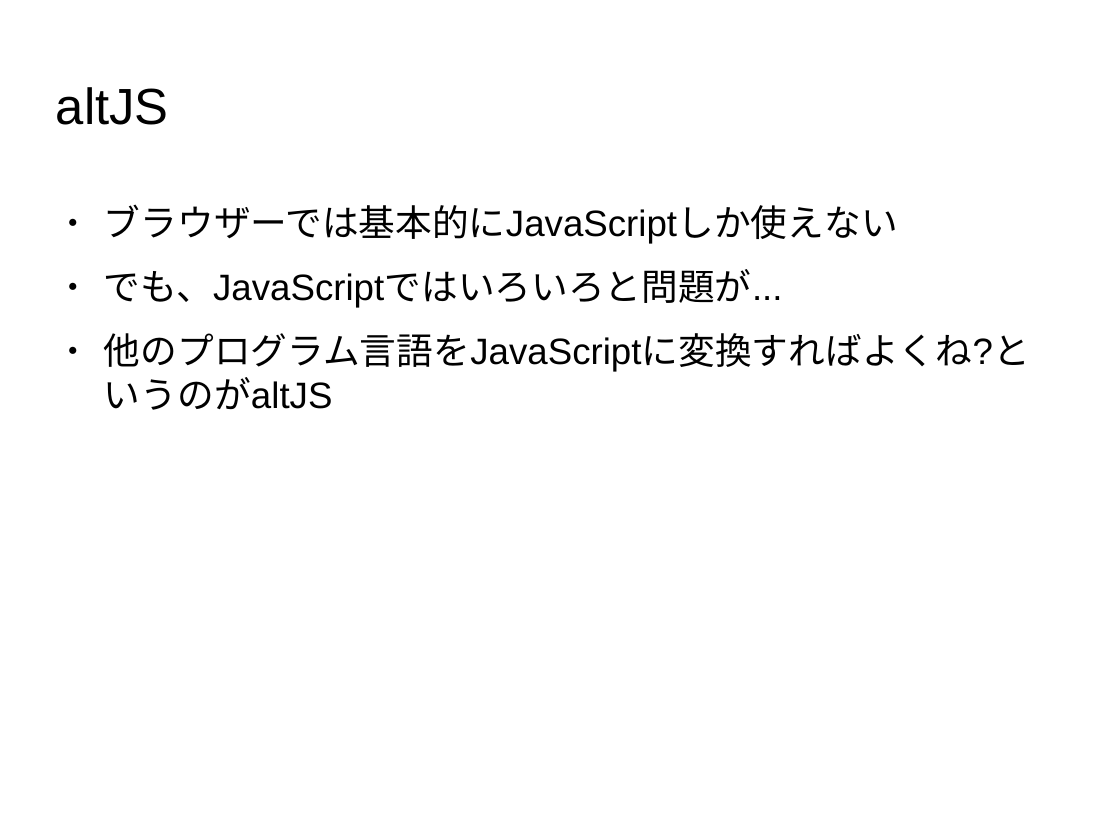
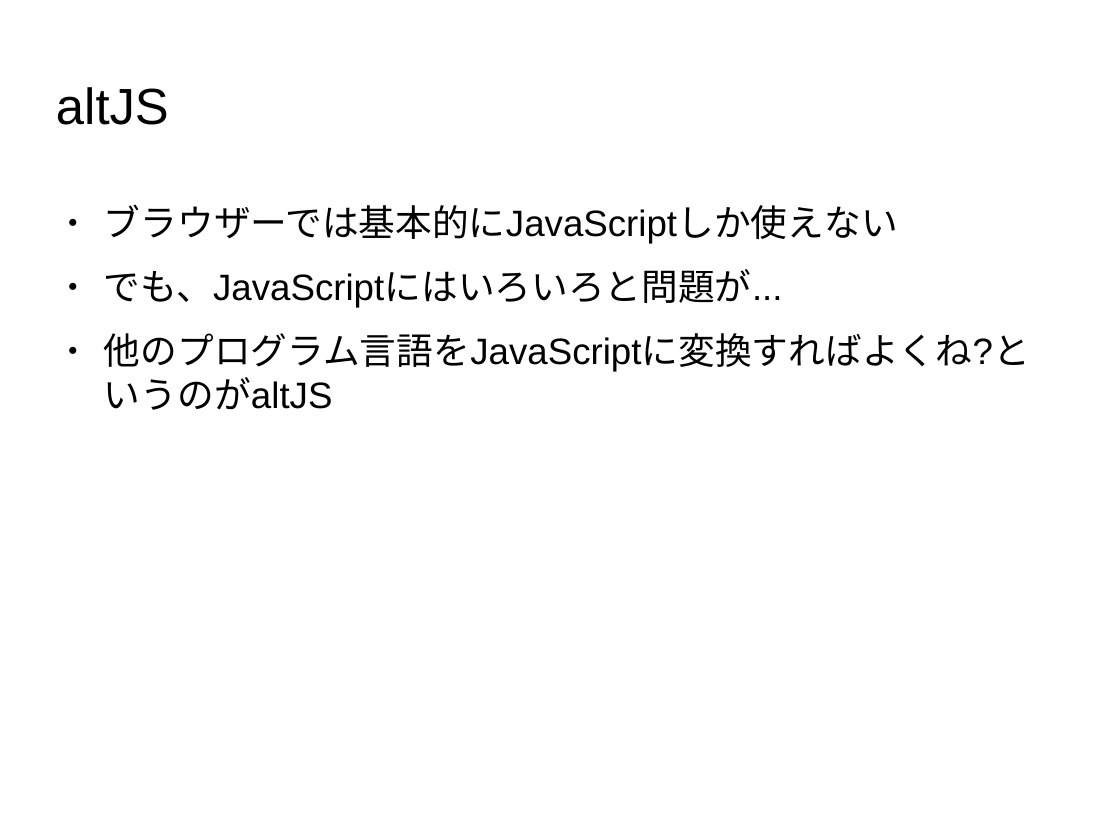
Before and after one commit to masakura/yeoman-presentation, a slide deck: slide 10 of yeoman-presentation.odp. Drawn at 1120x840 pixels with LibreOffice and Linux fonts; fonts in the diff are those of the drawing; background and template pictures are left out. Boxes give left, top, right and bottom in pixels: in the first picture for what was removed or moved away, otherwise in the second. Text is boxed around its words. In the diff, an @@ line names an element or a change of style, - is before the commit and + after.

```diff
--- a/yeoman-presentation.odp
+++ b/yeoman-presentation.odp
@@ text at [104,269,783,308]: text changed @@
-● でも、JavaScriptではいろいろと問題が...
+● でも、JavaScriptにはいろいろと問題が...
```
Also in this commit, not shown: 4 other slides changed, 20 slides added, 1 slide removed.
